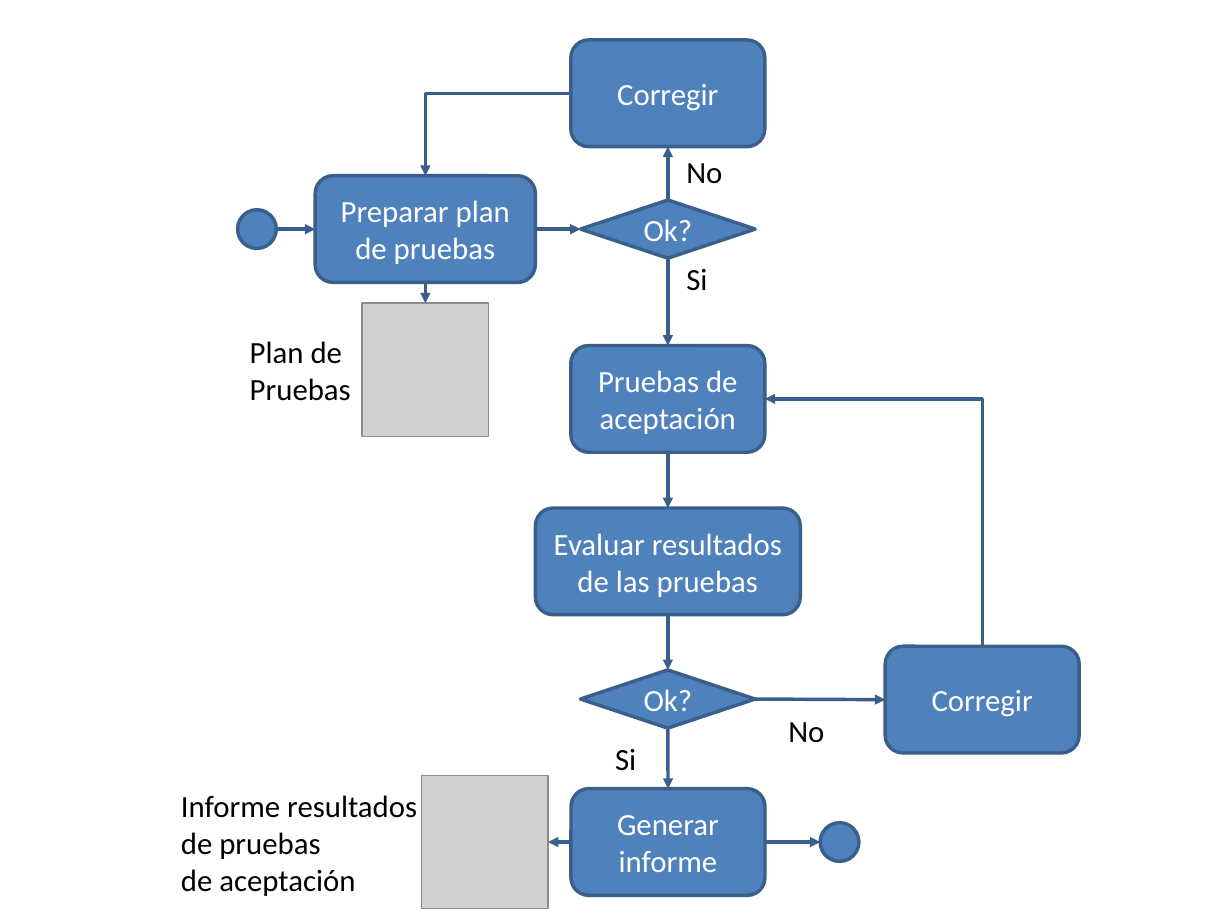
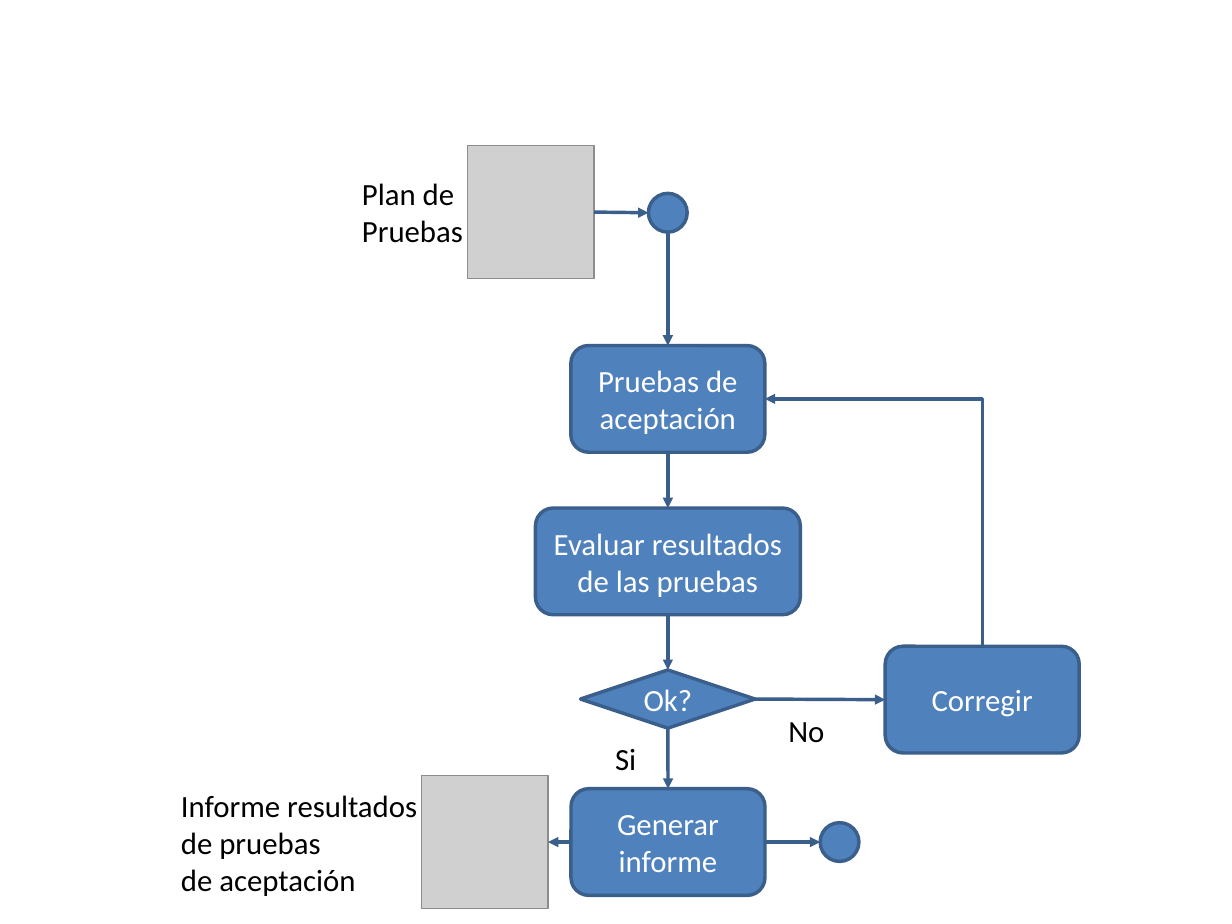
Before and after one commit to SergioCrda/TT2, a slide deck: slide 17 of Metodologia/dibujos.pptx. Drawn at 1232x924 pixels with LibreOffice and Linux fonts; fonts in the diff are those of the drawing; grey boxes stand for pictures. Boxes give left, top, right and bottom in pixels: in the first picture for what was removed or moved away, otherwise in the second. Text is boxed around its words. In the diff, an @@ line names an element or a change of style, - is before the commit and + after.

```diff
--- a/Metodologia/dibujos.pptx
+++ b/Metodologia/dibujos.pptx
@@ rounded rectangle removed at [570,39,764,147] @@
-Corregir
@@ elbow arrow removed from (570, 94) to (425, 176) @@
@@ picture: place and size @@
-picture at [362,303,489,436]
+picture at [468,145,595,278]
@@ arrow removed from (668, 200) to (668, 147) @@
@@ rounded rectangle removed at [315,176,536,283] @@
-Preparar plan de pruebas
@@ text "Plan de": place and size @@
-text "Plan de" at [250,341,351,401]
+text "Plan de" at [362,183,463,243]
@@ text removed at [686,163,722,184] @@
-No
@@ diamond removed at [580,200,755,257] @@
-Ok?
@@ ellipse: place and size @@
-ellipse at [238,209,276,248]
+ellipse at [648,193,686,232]
@@ arrow removed from (276, 229) to (315, 229) @@
@@ arrow moved from (536, 229) - (580, 229) to (594, 212) - (648, 213) @@
@@ arrow moved from (668, 259) - (668, 346) to (668, 232) - (668, 346) @@
@@ text removed at [686,269,707,291] @@
-Si
@@ arrow removed from (425, 282) to (425, 303) @@
```
Also in this commit, not shown: 3 other files.
